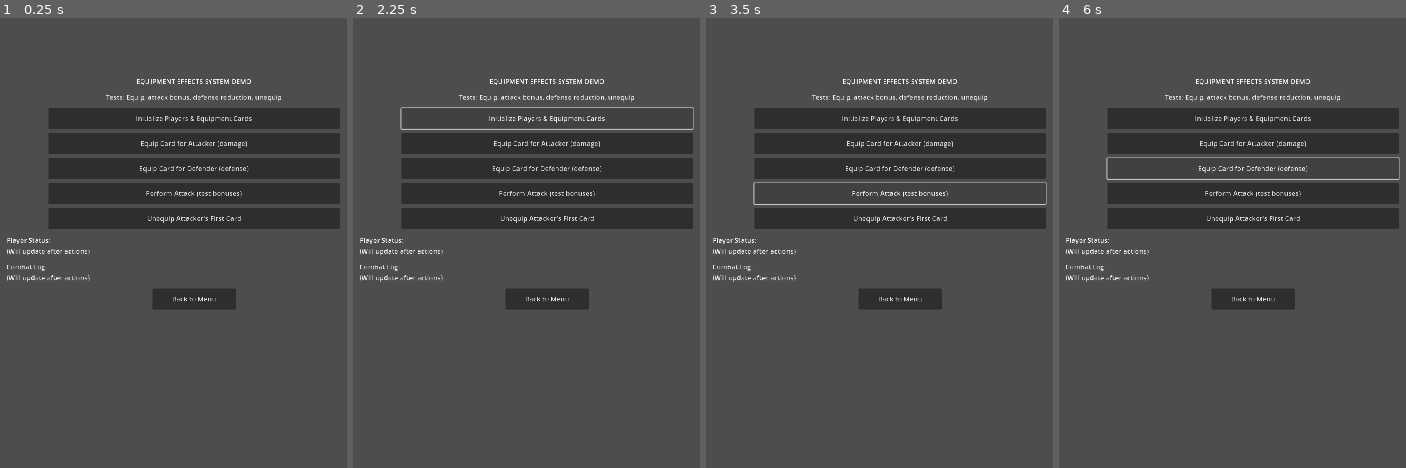
Above: before the commit, frames 1-4 (left to right).
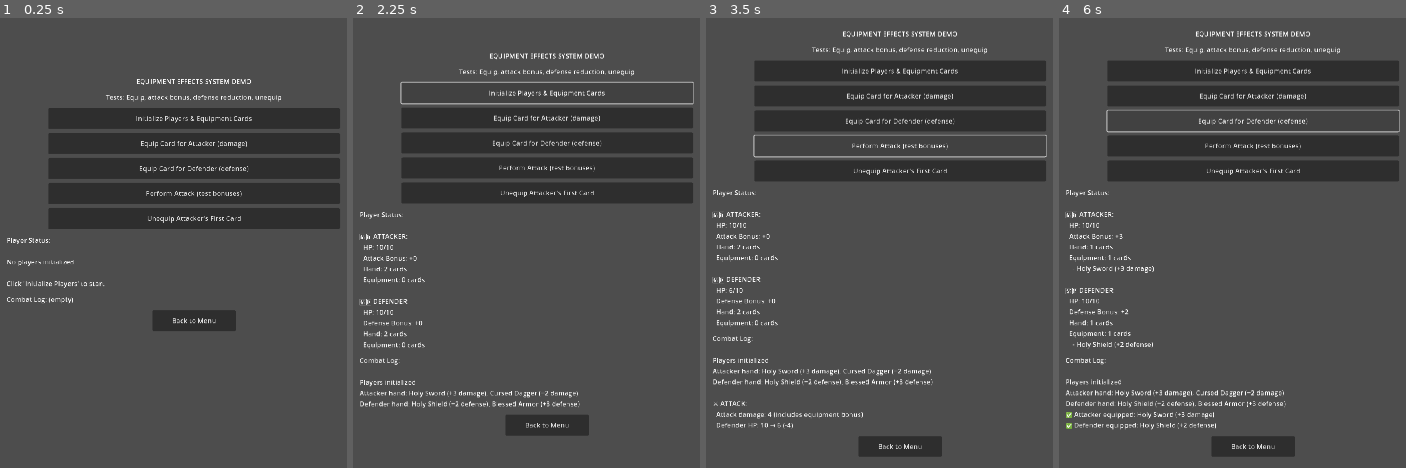
Above: after the commit, the same moments.

Repository: The-Cyril5555/shadow_hunter_app
Game: Godot game, scene res://scenes/demos/equipment_effects_demo.tscn
Same seed, same stepped clock (60 frames per second), same inputs: the game is played once before the commit and once after it. This scene is started directly instead of the project's main scene.
Inputs:
- Up to frame 1 (0.25 s): no input
- Up to frame 2 (2.25 s): click "Equip Card for Attacker (dama…" at 0.5 s; click "Equip Card for Defender (defe…" at 1.25 s; click "Initialize Players & Equipmen…" at 2 s
- Up to frame 3 (3.5 s): click "Perform Attack (test bonuses)" at 2.75 s
- Up to frame 4 (6 s): click "Unequip Attacker's First Card" at 3.5 s; click "Initialize Players & Equipmen…" at 4.25 s; click "Equip Card for Attacker (dama…" at 5 s; click "Equip Card for Defender (defe…" at 5.75 s

The runs differ from the first frame. In frame 1, 2.7% of the frame differs, in the area x 2-69%, y 51-70%; in frame 2, 11%; in frame 3, 20%; in frame 4, 24%, in the area x 1-99%, y 2-98%.
Error before the commit: Parse Error: Too many arguments for "equip_from_hand()" call. Expected at most 2 but received 3. (res://scripts/demos/equipment_effects_demo.gd:163)

Commit message:
fix: remove extra argument in equip_from_hand demo calls

Diff:
--- a/scripts/demos/equipment_effects_demo.gd
+++ b/scripts/demos/equipment_effects_demo.gd
@@ -160,7 +160,7 @@
 	print("\n[Demo] Equipping card for Attacker")
 
 	var card = attacker.hand[0]
-	var success = EquipmentManager.equip_from_hand(attacker, card, decks)
+	var success = EquipmentManager.equip_from_hand(attacker, card)
 
 	if success:
 		combat_log.append("✅ Attacker equipped: %s (+%d %s)" % [card.name, card.get_effect_value(), card.get_effect_type()])
@@ -185,7 +185,7 @@
 	print("\n[Demo] Equipping card for Defender")
 
 	var card = defender.hand[0]
-	var success = EquipmentManager.equip_from_hand(defender, card, decks)
+	var success = EquipmentManager.equip_from_hand(defender, card)
 
 	if success:
 		combat_log.append("✅ Defender equipped: %s (+%d %s)" % [card.name, card.get_effect_value(), card.get_effect_type()])
